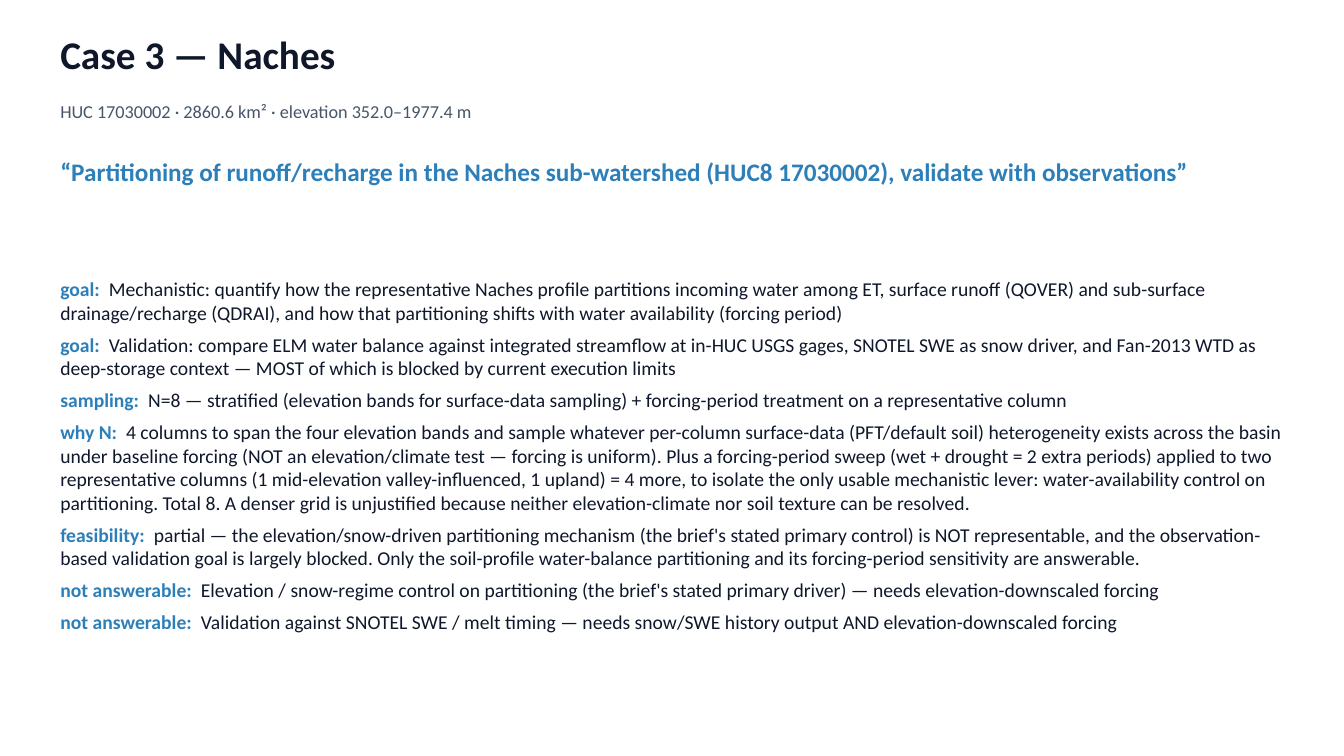
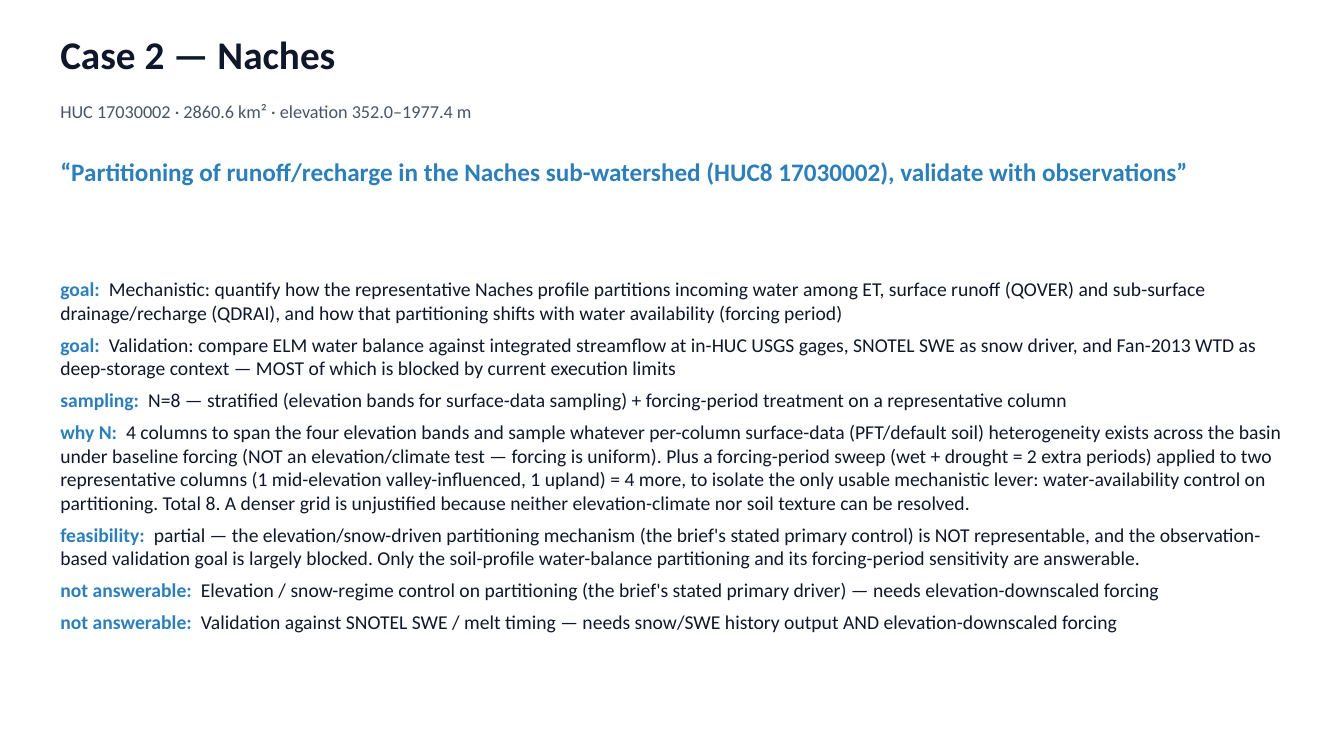
Before and after one commit to hoangtv1899/multi-agent-framework, a slide deck: slide 11 of docs/slides/story_20260705.pptx (slide 16 before the commit). Drawn at 1344x756 pixels with LibreOffice and Linux fonts; fonts in the diff are those of the drawing. Boxes give left, top, right and bottom in pixels: in the first picture for what was removed or moved away, otherwise in the second. Text is boxed around its words. In the diff, an @@ line names an element or a change of style, - is before the commit and + after.

```diff
--- a/docs/slides/story_20260705.pptx
+++ b/docs/slides/story_20260705.pptx
@@ text at box(60, 41, 335, 70): text changed @@
-Case 3 — Naches
+Case 2 — Naches
```
Also in this commit, not shown: 9 other slides changed, 10 slides added, 1 other file.
